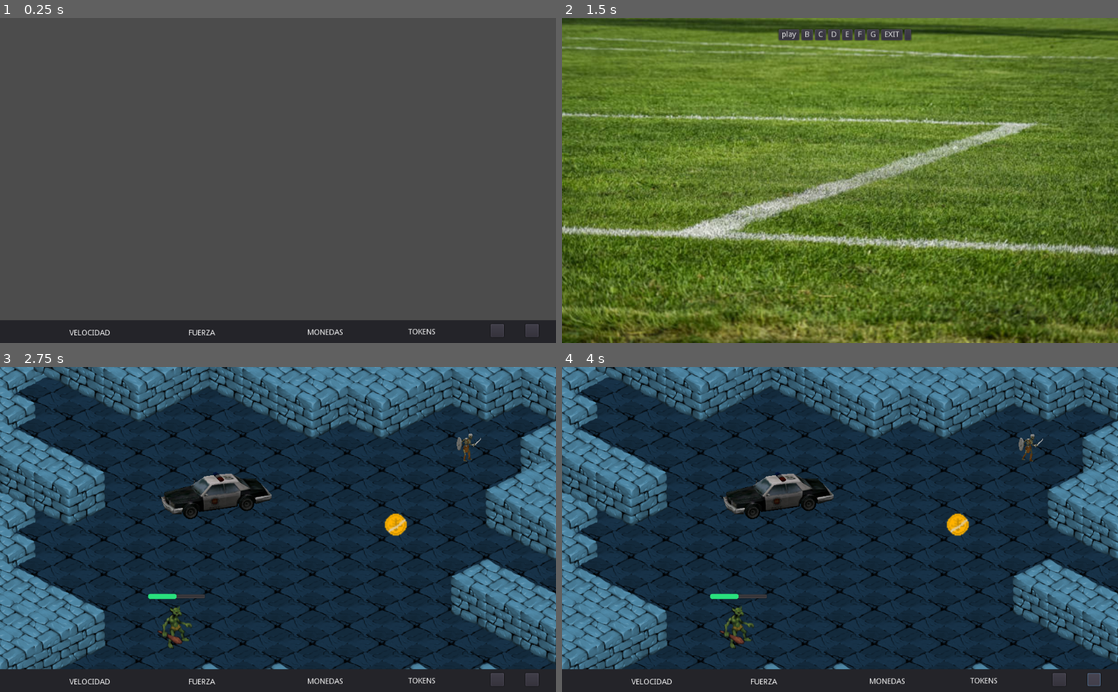
Above: before the commit, frames 1-4 (two rows, left to right).
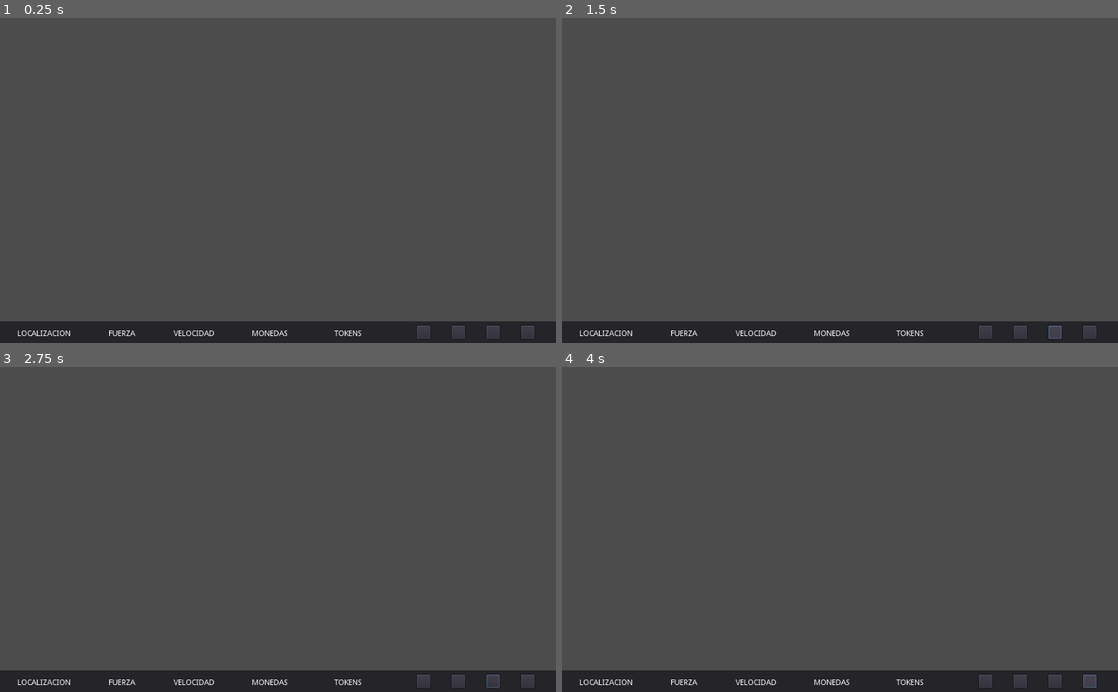
Above: after the commit, the same moments.

Repository: jn-herrera/gd_test
Game: Godot game, scene res://scenes/scenery.tscn
Same seed, same stepped clock (60 frames per second), same inputs: the game is played once before the commit and once after it. The project has no main scene, so this scene is started directly.
Inputs (mouse positions are in pixels of both pictures, inside the frame that each line leads up to; where the layout moved, square brackets give the same spot in the first picture):
- Up to frame 1 (0.25 s): no input
- Up to frame 2 (1.5 s): click (1017, 333) [1095, 330] at 0.5 s; click (1056, 333) at 1.27 s
- Up to frame 3 (2.75 s): click (227, 383) at 2 s, where only the run before the commit has a clickable "play"
- Up to frame 4 (4 s): click (1017, 682) [1095, 679] at 2.75 s; click (1090, 682) at 3.52 s

The runs differ from the first frame. In frame 1, 1.2% of the frame differs, in the area x 0-100%, y 92-99%; in frame 2, 99%, in the area x 0-100%, y 0-100%; in frame 3, 94%; in frame 4, 94%.

Commit message:
commited

Diff:
--- a/levels/rooms/street_part1.tscn
+++ b/levels/rooms/street_part1.tscn
@@ -2,15 +2,12 @@
 
 [ext_resource path="res://scenes/player_scene.tscn" type="PackedScene" id=1]
 [ext_resource path="res://img/tileset.tres" type="TileSet" id=2]
-[ext_resource path="res://resources/hud.tscn" type="PackedScene" id=3]
+[ext_resource path="res://scenes/hud.tscn" type="PackedScene" id=3]
 [ext_resource path="res://scenes/enemy_skeleton.tscn" type="PackedScene" id=4]
-[ext_resource path="res://resources/car_police.tscn" type="PackedScene" id=5]
-[ext_resource path="res://resources/gold_money.tscn" type="PackedScene" id=6]
+[ext_resource path="res://scenes/car_police.tscn" type="PackedScene" id=5]
+[ext_resource path="res://scenes/gold_money.tscn" type="PackedScene" id=6]
 
 [node name="street_part1" type="Node2D"]
-__meta__ = {
-"_edit_group_": true
-}
 
 [node name="TileMap" type="TileMap" parent="."]
 mode = 1
@@ -38,8 +35,8 @@
 [node name="Car_police" parent="." instance=ExtResource( 5 )]
 position = Vector2( 395, 191 )
 
-[node name="Enemy" parent="." instance=ExtResource( 4 )]
-position = Vector2( 856, 148 )
+[node name="gold_money" parent="." instance=ExtResource( 6 )]
+position = Vector2( 587, 445 )
 
-[node name="gold_money" parent="." instance=ExtResource( 6 )]
-position = Vector2( 729, 289 )
+[node name="Enemy" parent="." groups=["enemy"] instance=ExtResource( 4 )]
+position = Vector2( 780, 212 )
--- a/project.godot
+++ b/project.godot
@@ -12,7 +12,7 @@
 "base": "Reference",
 "class": "UIHealthBar",
 "language": "GDScript",
-"path": "res://resources/health_bar.gd"
+"path": "res://scenes/health_bar.gd"
 } ]
 _global_script_class_icons={
 "UIHealthBar": ""
@@ -22,10 +22,6 @@
 
 config/name="Nuevo Proyecto De Juego"
 config/icon="res://icon.png"
-
-[display]
-
-window/size/fullscreen=true
 
 [gui]
 
--- a/scenes/enemy_skeleton.gd
+++ b/scenes/enemy_skeleton.gd
@@ -27,6 +27,5 @@
 
 # Método que se llama cuando un cuerpo sale del área.
 func _on_Area2D_body_exited(body):
-	# Verificamos si el cuerpo que salió es el jugador.
-	if body.is_in_group("player"):  # Comprobamos si el cuerpo pertenece al grupo "player".
-		player = null  # Desasignamos al jugador.
+	if body.is_in_group("player"):
+		player = null
--- a/scenes/enemy_skeleton.tscn
+++ b/scenes/enemy_skeleton.tscn
@@ -72,7 +72,7 @@
 [sub_resource type="Animation" id=21]
 resource_name = "walk"
 
-[node name="Enemy" type="KinematicBody2D" groups=["enemies"]]
+[node name="Enemy" type="KinematicBody2D" groups=["enemy"]]
 script = ExtResource( 3 )
 
 [node name="CollisionShape2D" type="CollisionShape2D" parent="."]
@@ -86,13 +86,16 @@
 [node name="AnimatedSprite" type="AnimatedSprite" parent="."]
 frames = SubResource( 13 )
 animation = "walk"
+frame = 3
 playing = true
 
 [node name="Timer" type="Timer" parent="."]
 
 [node name="Area2D2" type="Area2D" parent="."]
+visible = false
 
 [node name="CollisionShape2D" type="CollisionShape2D" parent="Area2D2"]
+visible = false
 shape = SubResource( 16 )
 
 [node name="AnimationPlayer" type="AnimationPlayer" parent="."]
--- a/scenes/gold_money.gd
+++ b/scenes/gold_money.gd
@@ -1,17 +1,12 @@
 extends Area2D
-
 
 # Called when the node enters the scene tree for the first time.
 func _ready():
-	connect("area_entered", self, "_on_gold_money_area_entered")
+	# Verificar si la señal 'area_entered' ya está conectada
+	if not is_connected("area_entered", self, "_on_gold_money_area_entered"):
+		connect("area_entered", self, "_on_gold_money_area_entered")
 
-
-
-# Called every frame. 'delta' is the elapsed time since the previous frame.
-#func _process(delta):
-#	pass
-
-
+# Método llamado cuando el área entra en el área de la moneda.
 func _on_gold_money_area_entered(area):
 	if area.is_in_group("enemy"):
 		# No hacemos nada si el área es del enemigo.
--- a/scenes/play_scene.gd
+++ b/scenes/play_scene.gd
@@ -1,27 +1,16 @@
-extends Area2D
+extends KinematicBody2D
 
+const MOTION_SPEED = 300
 
-var max_speed := 1200.0
-var velocity := Vector2(0, 0)
-var steering_factor := 3.0
+func _physics_process(_delta):
+	var motion = Vector2()
+	motion.x = Input.get_action_strength("move_right") - Input.get_action_strength("move_left")
+	motion.y = Input.get_action_strength("move_down") - Input.get_action_strength("move_up")
+	motion.y /= 2
+	motion = motion.normalized() * MOTION_SPEED
+	move_and_slide(motion)
 
-
-func _process(delta: float) -> void:
-	var direction := Vector2(0, 0)
-	direction.x = Input.get_axis("move_left", "move_right")
-	direction.y = Input.get_axis("move_up", "move_down")
-
-	if direction.length() > 1.0:
-		direction = direction.normalized()
-
-	var desired_velocity := max_speed * direction
-	var steering := desired_velocity - velocity
-	velocity += steering * steering_factor * delta
-#ANCHOR: position_and_rotation
-	position += velocity * delta
-
-	if velocity.length() > 0.0:
-#ANCHOR: rotation_only
-		get_node("Sprite").rotation = velocity.angle()
-#END: rotation_only
-#END: position_and_rotation
+# Método llamado cuando el cuerpo entra en el área de la moneda o del enemigo.
+func _on_area_entered(area):
+	# Aquí puedes agregar la lógica para manejar lo que ocurre cuando el jugador entra en el área de la moneda o del enemigo.
+	pass
--- a/scenes/player_scene.tscn
+++ b/scenes/player_scene.tscn
@@ -1,38 +1,134 @@
-[gd_scene load_steps=5 format=2]
+[gd_scene load_steps=24 format=2]
 
 [ext_resource path="res://scenes/play_scene.gd" type="Script" id=1]
-[ext_resource path="res://img/troll.png" type="Texture" id=2]
+[ext_resource path="res://img/player/Run.png" type="Texture" id=2]
+[ext_resource path="res://scenes/health_bar.tscn" type="PackedScene" id=4]
+[ext_resource path="res://img/player/Attack.png" type="Texture" id=5]
+
+[sub_resource type="CircleShape2D" id=19]
+radius = 17.0294
+
+[sub_resource type="AtlasTexture" id=11]
+flags = 4
+atlas = ExtResource( 5 )
+region = Rect2( 0, 0, 150, 150 )
+
+[sub_resource type="AtlasTexture" id=12]
+flags = 4
+atlas = ExtResource( 5 )
+region = Rect2( 150, 0, 150, 150 )
+
+[sub_resource type="AtlasTexture" id=13]
+flags = 4
+atlas = ExtResource( 5 )
+region = Rect2( 300, 0, 150, 150 )
+
+[sub_resource type="AtlasTexture" id=14]
+flags = 4
+atlas = ExtResource( 5 )
+region = Rect2( 450, 0, 150, 150 )
+
+[sub_resource type="AtlasTexture" id=15]
+flags = 4
+atlas = ExtResource( 5 )
+region = Rect2( 600, 0, 150, 150 )
+
+[sub_resource type="AtlasTexture" id=16]
+flags = 4
+atlas = ExtResource( 5 )
+region = Rect2( 750, 0, 150, 150 )
+
+[sub_resource type="AtlasTexture" id=17]
+flags = 4
+atlas = ExtResource( 5 )
+region = Rect2( 900, 0, 150, 150 )
+
+[sub_resource type="AtlasTexture" id=18]
+flags = 4
+atlas = ExtResource( 5 )
+region = Rect2( 1050, 0, 150, 150 )
+
+[sub_resource type="AtlasTexture" id=2]
+flags = 4
+atlas = ExtResource( 2 )
+region = Rect2( 150, 0, 150, 150 )
+
+[sub_resource type="AtlasTexture" id=3]
+flags = 4
+atlas = ExtResource( 2 )
+region = Rect2( 300, 0, 150, 150 )
+
+[sub_resource type="AtlasTexture" id=4]
+flags = 4
+atlas = ExtResource( 2 )
+region = Rect2( 450, 0, 150, 150 )
+
+[sub_resource type="AtlasTexture" id=5]
+flags = 4
+atlas = ExtResource( 2 )
+region = Rect2( 600, 0, 150, 150 )
+
+[sub_resource type="AtlasTexture" id=6]
+flags = 4
+atlas = ExtResource( 2 )
+region = Rect2( 750, 0, 150, 150 )
+
+[sub_resource type="AtlasTexture" id=7]
+flags = 4
+atlas = ExtResource( 2 )
+region = Rect2( 900, 0, 150, 150 )
+
+[sub_resource type="AtlasTexture" id=8]
+flags = 4
+atlas = ExtResource( 2 )
+region = Rect2( 1050, 0, 150, 150 )
+
+[sub_resource type="AtlasTexture" id=9]
+flags = 4
+atlas = ExtResource( 2 )
+region = Rect2( 0, 0, 150, 150 )
+
+[sub_resource type="SpriteFrames" id=10]
+animations = [ {
+"frames": [ SubResource( 11 ), SubResource( 12 ), SubResource( 13 ), SubResource( 14 ), SubResource( 15 ), SubResource( 16 ), SubResource( 17 ), SubResource( 18 ) ],
+"loop": true,
+"name": "attack",
+"speed": 5.0
+}, {
+"frames": [ SubResource( 2 ), SubResource( 3 ), SubResource( 4 ), SubResource( 5 ), SubResource( 6 ), SubResource( 7 ), SubResource( 8 ), SubResource( 9 ) ],
+"loop": true,
+"name": "walk",
+"speed": 5.0
+} ]
 
 [sub_resource type="CircleShape2D" id=1]
-radius = 36.0555
+radius = 17.0294
 
-[sub_resource type="StyleBoxFlat" id=20]
-bg_color = Color( 0.164706, 0.882353, 0.494118, 1 )
-corner_radius_top_left = 4
-corner_radius_top_right = 4
-corner_radius_bottom_right = 4
-corner_radius_bottom_left = 4
-
-[node name="Player" type="Area2D"]
+[node name="Player" type="KinematicBody2D"]
 position = Vector2( 513, 299 )
 script = ExtResource( 1 )
 
-[node name="Sprite" type="Sprite" parent="."]
-texture = ExtResource( 2 )
+[node name="Area2D" type="Area2D" parent="."]
+
+[node name="CollisionShape2D" type="CollisionShape2D" parent="Area2D"]
+position = Vector2( 0, 7 )
+shape = SubResource( 19 )
+
+[node name="AnimatedSprite" type="AnimatedSprite" parent="."]
+frames = SubResource( 10 )
+animation = "walk"
+frame = 7
+playing = true
+
+[node name="UIHealthBar" parent="." instance=ExtResource( 4 )]
+margin_left = -28.0
+margin_top = -60.0
+margin_right = 12.0
+margin_bottom = -20.0
+rect_scale = Vector2( 0.215851, 0.15547 )
 
 [node name="CollisionShape2D" type="CollisionShape2D" parent="."]
-position = Vector2( 2, 0 )
+position = Vector2( 0, 7 )
 shape = SubResource( 1 )
 
-[node name="Control" type="Control" parent="."]
-margin_right = 40.0
-margin_bottom = 40.0
-
-[node name="ProgressBar" type="ProgressBar" parent="Control"]
-margin_left = -47.0
-margin_top = -61.0
-margin_right = 58.0
-margin_bottom = -52.0
-custom_styles/fg = SubResource( 20 )
-value = 50.0
-percent_visible = false
+[connection signal="area_entered" from="Area2D" to="." method="_on_Area2D_area_entered"]
--- a/scenes/scenery.tscn
+++ b/scenes/scenery.tscn
@@ -1,7 +1,7 @@
 [gd_scene load_steps=3 format=2]
 
 [ext_resource path="res://scenary.tres" type="TileSet" id=1]
-[ext_resource path="res://resources/hud.tscn" type="PackedScene" id=2]
+[ext_resource path="res://scenes/hud.tscn" type="PackedScene" id=2]
 
 [node name="Node2D" type="Node2D"]
 
